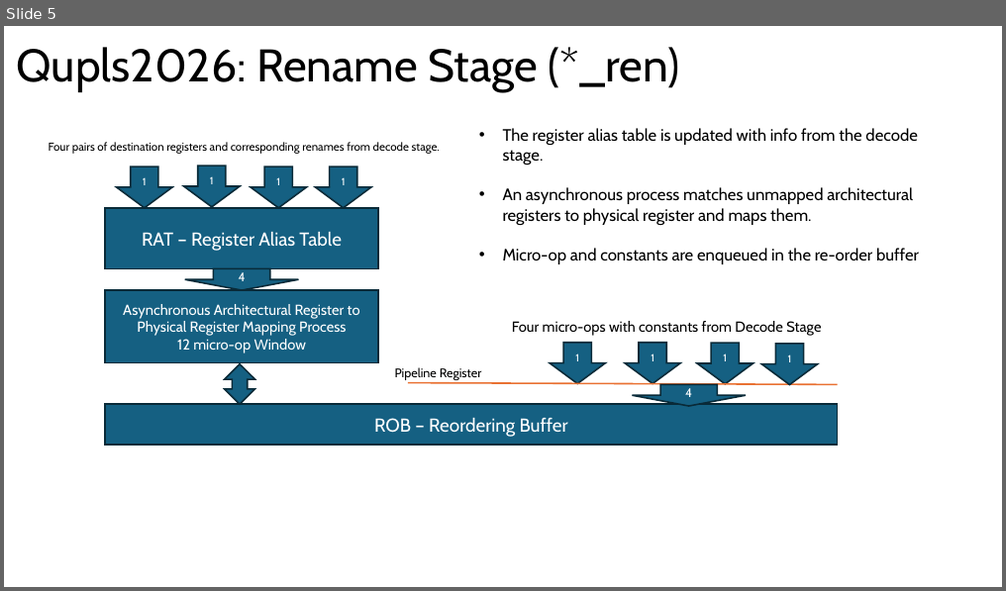
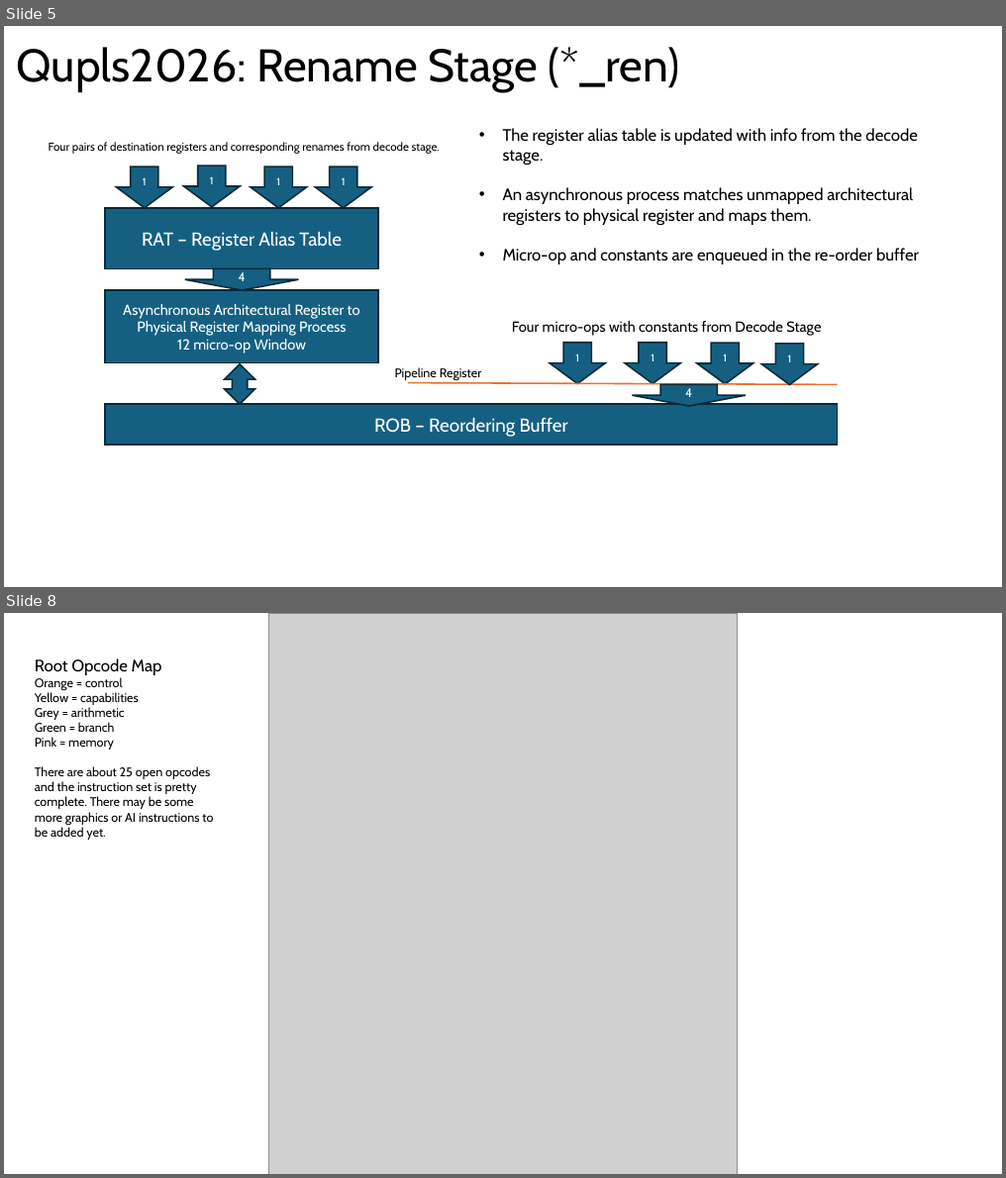
Before and after one commit to robfinch/Qupls, a slide deck: rtl/cpu_v4/doc/Qupls2026.pptx. Shown one above the other, each under a label of ours: slide 5 before the commit, slides 5 and 8 after it; the slides between them are not shown. The pictures are 1006x591 and 1006x1178 pixels, drawn with LibreOffice and Linux fonts; fonts in the diff are those of the drawing; grey boxes stand for pictures. Boxes give left, top, right and bottom in pixels: in the first picture for what was removed or moved away, otherwise in the second. Text is boxed around its words. In the diff, an @@ line names an element or a change of style, - is before the commit and + after.

```diff
--- a/rtl/cpu_v4/doc/Qupls2026.pptx
+++ b/rtl/cpu_v4/doc/Qupls2026.pptx
@@ slide 8 added at (4, 613, 1002, 1174), background #FFFFFF @@
@@ picture added at (269, 613, 738, 1174) @@
@@ text added at (35, 659, 213, 840), 12 pt, text #000000 @@
+Root Opcode Map
+Orange = control
+Yellow = capabilities
+Grey = arithmetic
+Green = branch
+Pink = memory
+There are about 25 open opcodes and the instruction set is pretty complete. There may be some more graphics or AI instructions to be added yet.
```
Also in this commit, not shown: 1 slide changed, 1 other slide added, 15 other files.
